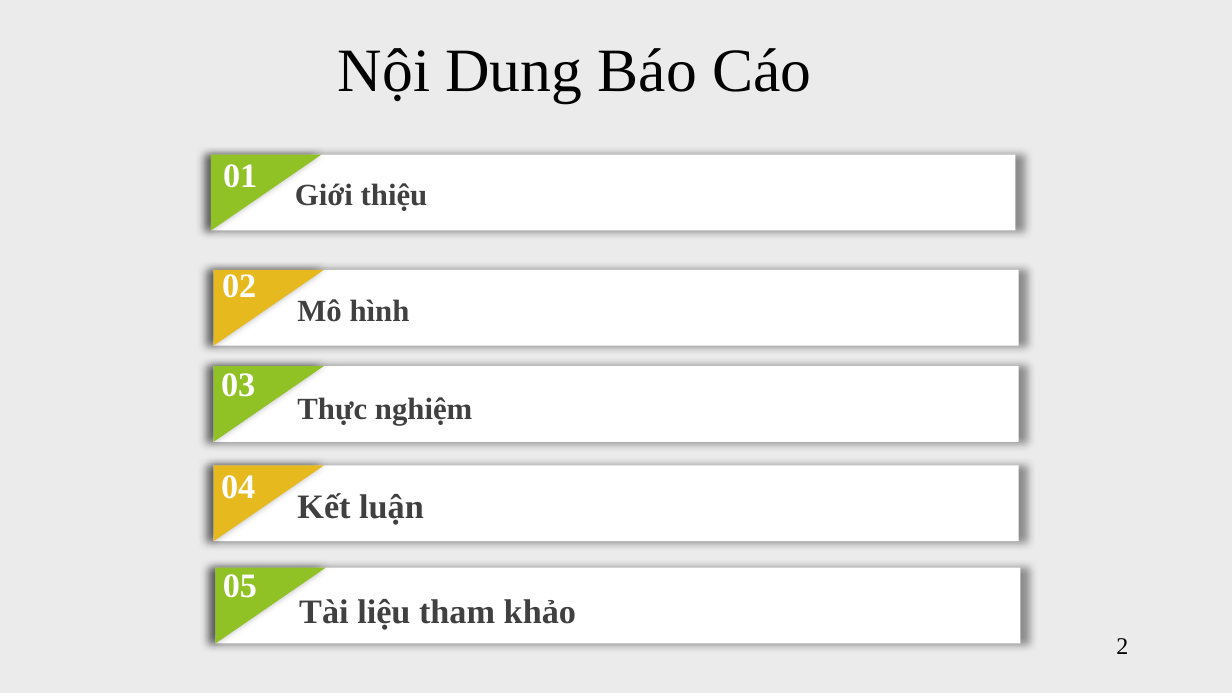
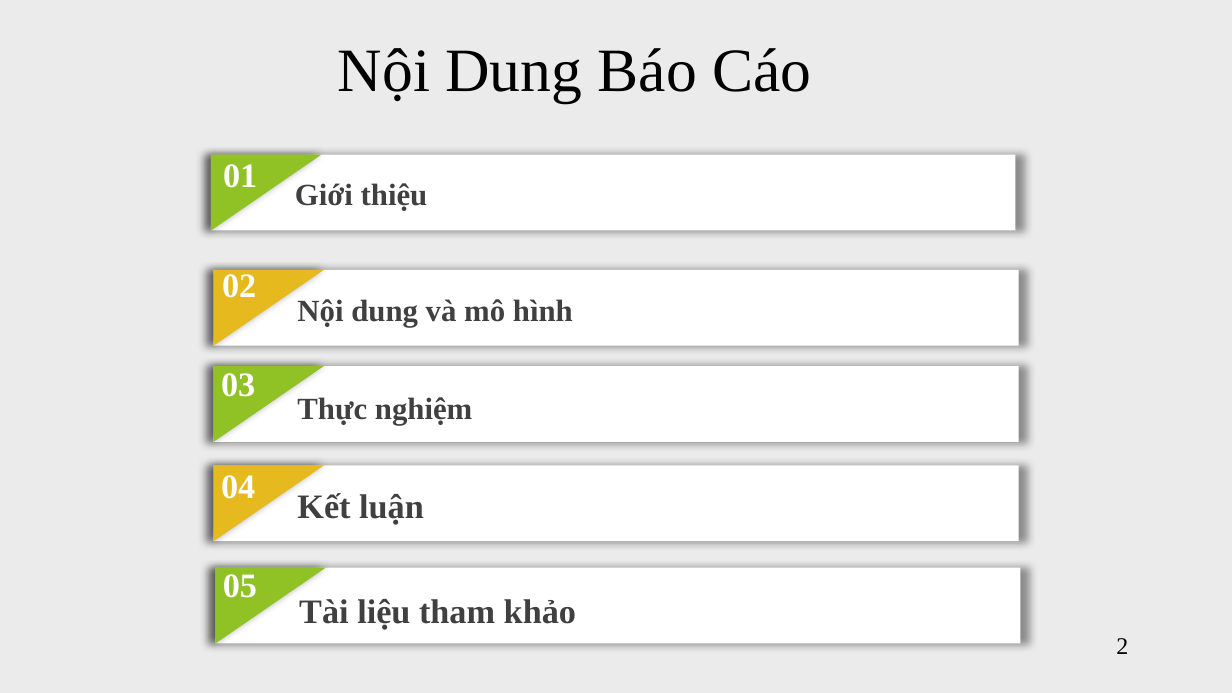
Before and after one commit to vanvibig/BaoCaoLuanVan, a slide deck: slide 2 of BaoCaoLuanVan_NguyenVanVi.pptx. Drawn at 1232x693 pixels with LibreOffice and Linux fonts; fonts in the diff are those of the drawing. Boxes give left, top, right and bottom in pixels: in the first picture for what was removed or moved away, otherwise in the second. Text is boxed around its words. In the diff, an @@ line names an element or a change of style, - is before the commit and + after.

```diff
--- a/BaoCaoLuanVan_NguyenVanVi.pptx
+++ b/BaoCaoLuanVan_NguyenVanVi.pptx
@@ text at (297, 299, 573, 327): text changed @@
-Mô hình
+Nội dung và mô hình
```
Also in this commit, not shown: 15 other slides changed, 1 other file.
